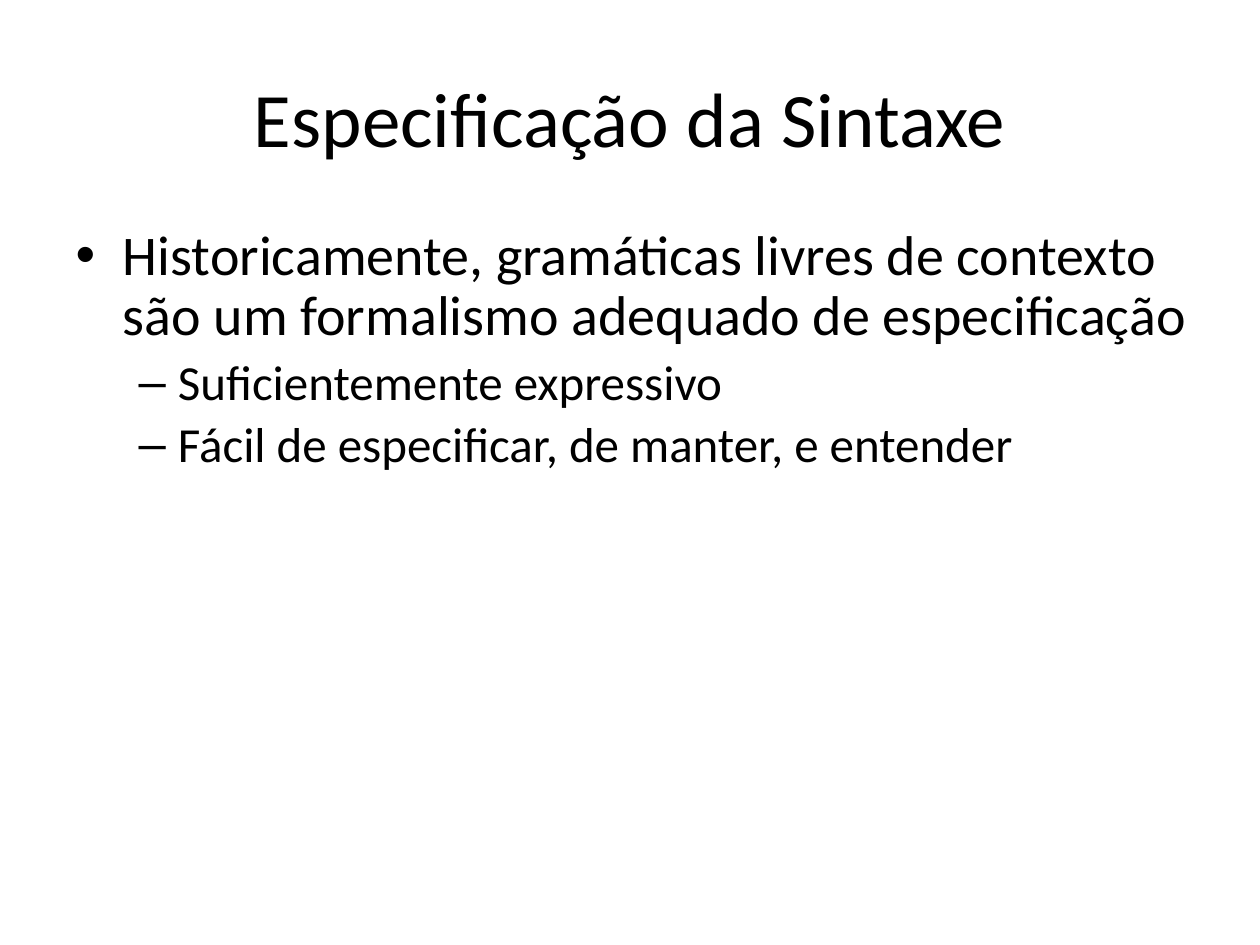
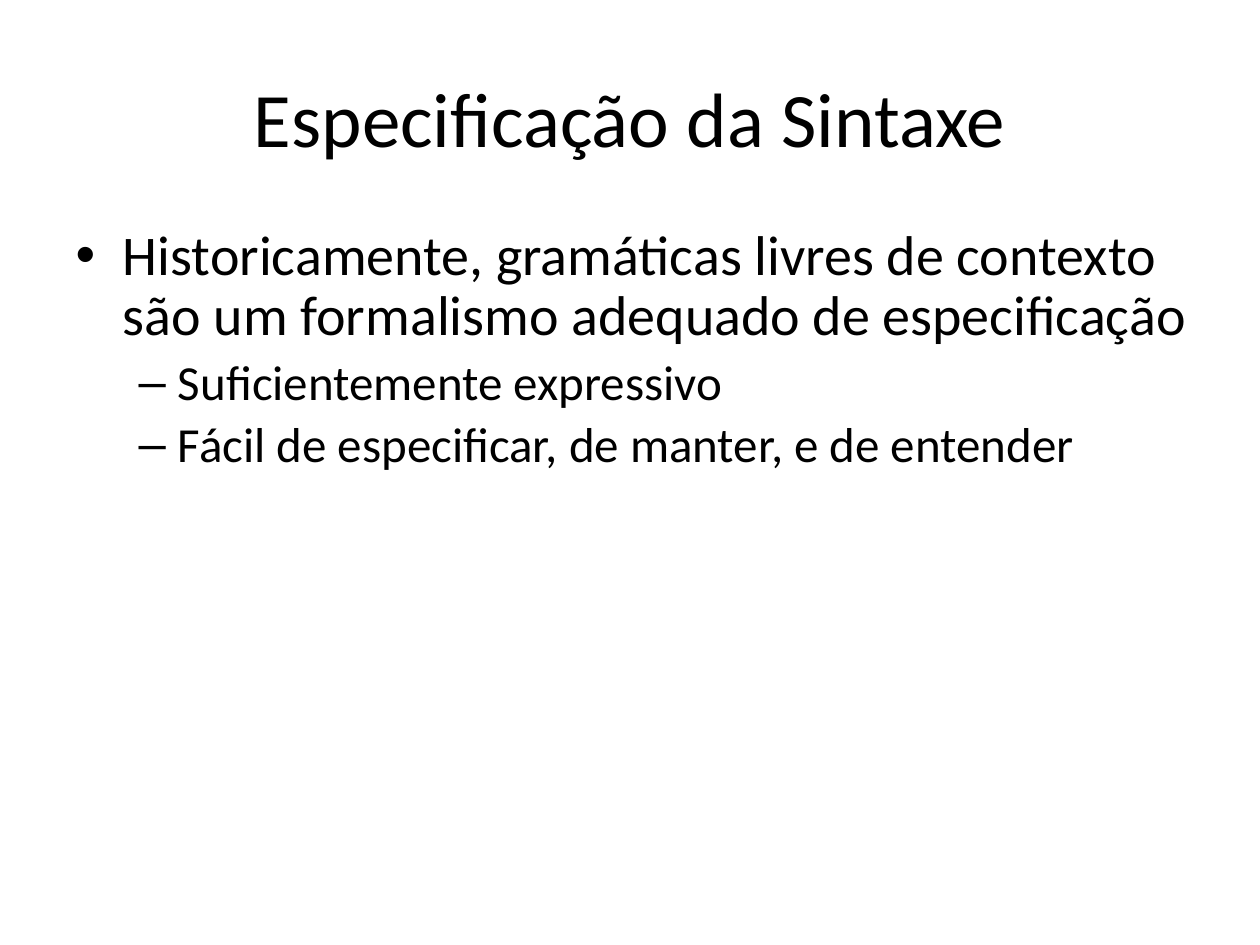
Before and after one commit to damorim/compilers-cin, a slide deck: slide 5 of slides-aulas/analise-sintatica.pptx. Drawn at 1260x945 pixels with LibreOffice and Linux fonts; fonts in the diff are those of the drawing. Boxes give left, top, right and bottom in pixels: in the first picture for what was removed or moved away, otherwise in the second. Text is boxed around its words. In the diff, an @@ line names an element or a change of style, - is before the commit and + after.

```diff
--- a/slides-aulas/analise-sintatica.pptx
+++ b/slides-aulas/analise-sintatica.pptx
@@ text at box(178, 428, 1074, 470): text changed @@
-  – Fácil de especificar, de manter, e entender
+  – Fácil de especificar, de manter, e de entender
```
Also in this commit, not shown: 5 other slides changed, 3 slides added, 1 slide removed, 1 other file.
